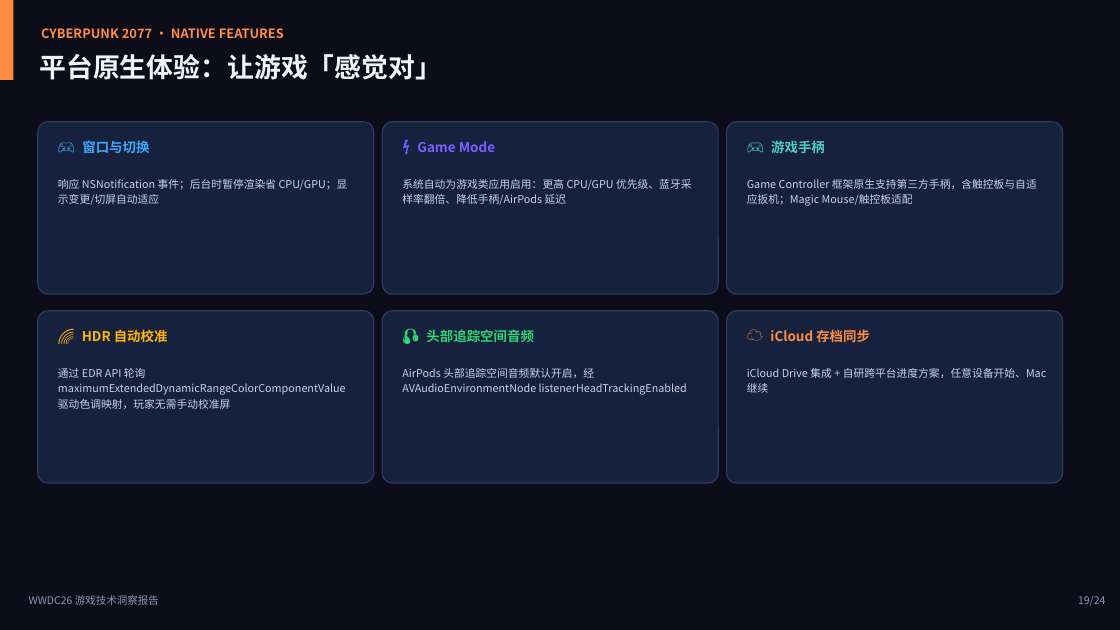
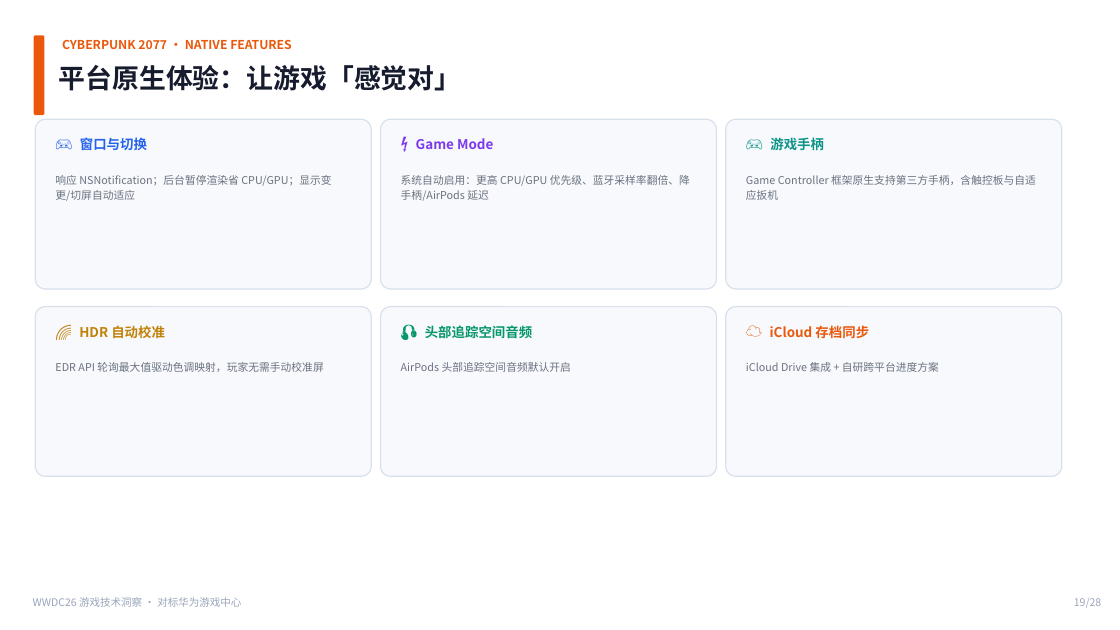
Before and after one commit to xhyha/insight, a slide deck: slide 19 of WWDC26_Gaming_Insight_Report.pptx. Drawn at 1120x630 pixels with LibreOffice and Linux fonts; fonts in the diff are those of the drawing. Boxes give left, top, right and bottom in pixels: in the first picture for what was removed or moved away, otherwise in the second. Text is boxed around its words. In the diff, an @@ line names an element or a change of style, - is before the commit and + after.

Commit message:
WWDC26游戏洞察 v2 - 白底版 + 新增华为游戏中心对标启发 (28 pages)
主要变更：
- 全局改为纯白底色主题（原深色主题）
- 新增第六章「对标华为游戏中心」(5 页)：
  · 华为游戏中心/HMS Game Service 现状速览
  · WWDC26 vs 华为 全维度对比矩阵
  · 对华为游戏中心的 7 大启发（分 2 页）
- 结论与行动建议改为华为视角路线图
- 目录与封面更新，总页数 24→28

7 大启发：AI迁移助手 / NPU神经升频 / 命令行AI调试 /
设备级智能画质预设 / 社交化发现 / 引擎插件资源分包 / 多设备空间游戏

```diff
--- a/WWDC26_Gaming_Insight_Report.pptx
+++ b/WWDC26_Gaming_Insight_Report.pptx
@@ background #0D0D1A to #FFFFFF @@
@@ rounded rectangle: place and size @@
-rounded rectangle at (0,0,13,80)
+rounded rectangle at (34,35,45,115)
@@ rounded rectangle at (34,35,45,115): rectangle to rounded rectangle; fill #FF8C42 to #EA580C @@
@@ text "CYBERPUNK 2077 · NATIVE FEATURES": place and size @@
-text "CYBERPUNK 2077 · NATIVE FEATURES" at (41,28,284,38)
+text "CYBERPUNK 2077 · NATIVE FEATURES" at (62,40,292,49)
@@ text "CYBERPUNK 2077 · NATIVE FEATURES" at (62,40,292,49): size 11 to 10.5 pt, text colour #FF8C42 to #EA580C @@
@@ text "平台原生体验：让游戏「感觉对」": place and size @@
-text "平台原生体验：让游戏「感觉对」" at (39,54,442,80)
+text "平台原生体验：让游戏「感觉对」" at (59,65,462,91)
@@ text "平台原生体验：让游戏「感觉对」" at (59,65,462,91): text colour #F0F4F8 to #161B2E @@
@@ rounded rectangle: place and size @@
-rounded rectangle at (38,122,374,294)
+rounded rectangle at (35,119,371,289)
@@ text "🎮 窗口与切换" at (80,137,147,150): text colour #3DA9FC to #2563EB @@
@@ text "⚡ Game Mode" at (416,138,493,149): text colour #7B61FF to #7C3AED @@
@@ text "🎮 游戏手柄" at (770,137,824,150): text colour #4ECDC4 to #0D9488 @@
@@ text at (55,175,331,201): text changed; text colour #C9D1E8 to #6B7280 @@
-响应 NSNotification 事件；后台时暂停渲染省 CPU/GPU；显示变更/切屏自动适应
+响应 NSNotification；后台暂停渲染省 CPU/GPU；显示变更/切屏自动适应
@@ text at (401,175,690,201): text changed; text colour #C9D1E8 to #6B7280 @@
-系统自动为游戏类应用启用：更高 CPU/GPU 优先级、蓝牙采样率翻倍、降低手柄/AirPods 延迟
+系统自动启用：更高 CPU/GPU 优先级、蓝牙采样率翻倍、降手柄/AirPods 延迟
@@ text at (746,175,1036,200): text changed; text colour #C9D1E8 to #6B7280 @@
-Game Controller 框架原生支持第三方手柄，含触控板与自适应扳机；Magic Mouse/触控板适配
+Game Controller 框架原生支持第三方手柄，含触控板与自适应扳机
@@ fill #16213E to #F7F9FC; outline #2C3E60 1 pt to #D8E0EC 1 pt in 6 elements at (726,119,1062,289), (381,119,717,289), (35,119,371,289), (726,307,1062,476), (381,307,717,476), (35,307,371,476) @@
@@ rounded rectangle: place and size @@
-rounded rectangle at (38,311,374,483)
+rounded rectangle at (35,307,371,476)
@@ text "🌈 HDR 自动校准" at (79,325,165,338): text colour #FFB400 to #C2820A @@
@@ 4 rounded rectangles: place and size @@
-4 rounded rectangles at (382,122,1063,483)
+4 rounded rectangles at (381,119,1062,476)
@@ text "🎧 头部追踪空间音频" at (425,325,532,338): text colour #2ED573 to #059669 @@
@@ text "☁️ iCloud 存档同步" at (770,325,869,338): text colour #FF8C42 to #EA580C @@
@@ text at (55,362,323,372): text changed; text colour #C9D1E8 to #6B7280 @@
-通过 EDR API 轮询 maximumExtendedDynamicRangeColorComponentValue 驱动色调映射，玩家无需手动校准屏
+EDR API 轮询最大值驱动色调映射，玩家无需手动校准屏
@@ text at (401,362,571,372): text changed; text colour #C9D1E8 to #6B7280 @@
-AirPods 头部追踪空间音频默认开启，经 AVAudioEnvironmentNode listenerHeadTrackingEnabled
+AirPods 头部追踪空间音频默认开启
@@ text at (746,362,939,372): text changed; text colour #C9D1E8 to #6B7280 @@
-iCloud Drive 集成 + 自研跨平台进度方案，任意设备开始、Mac 继续
+iCloud Drive 集成 + 自研跨平台进度方案
@@ text at (33,597,241,607): text changed; text colour #8B95B0 to #9AA5BC @@
-WWDC26 游戏技术洞察报告
+WWDC26 游戏技术洞察 · 对标华为游戏中心
@@ text at (1074,598,1101,608): text changed; text colour #8B95B0 to #9AA5BC @@
-19/24
+19/28
```
Also in this commit, not shown: 22 other slides changed, 5 slides added, 1 slide removed.
